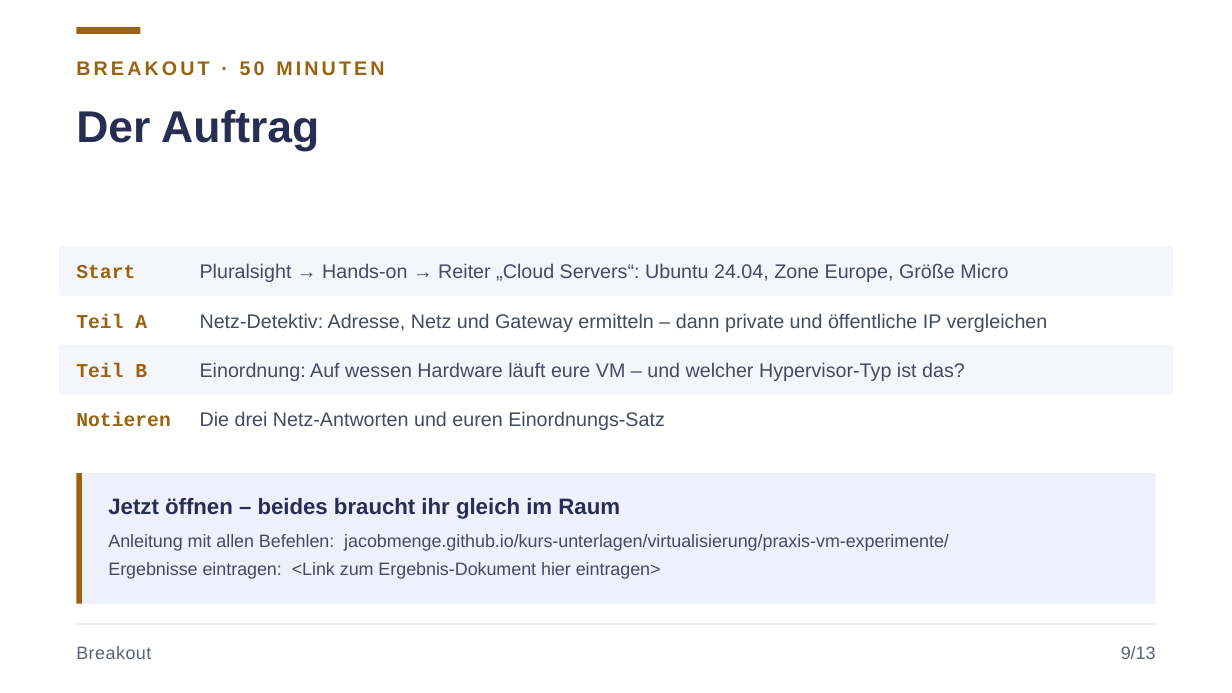
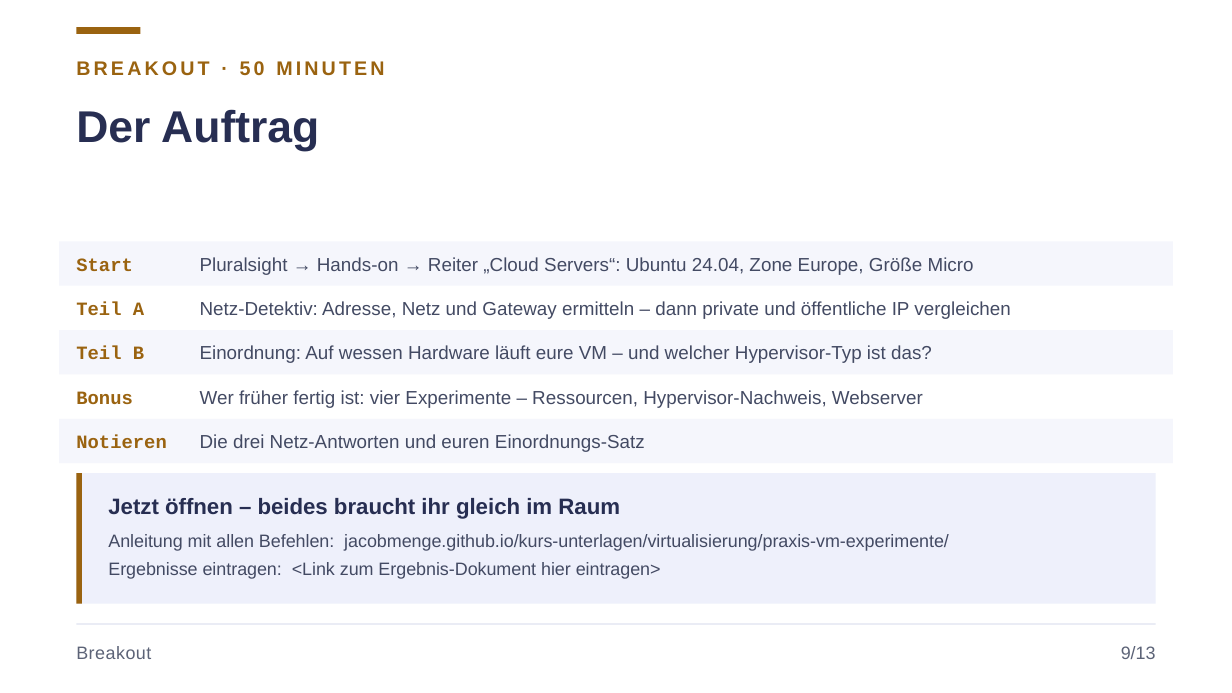
Before and after one commit to JacobMenge/kurs-unterlagen, a slide deck: slide 13 of folien/04-virtualisierung.pptx. Drawn at 1232x693 pixels with LibreOffice and Linux fonts; fonts in the diff are those of the drawing. Boxes give left, top, right and bottom in pixels: in the first picture for what was removed or moved away, otherwise in the second. Text is boxed around its words. In the diff, an @@ line names an element or a change of style, - is before the commit and + after.

Commit message:
bonus

```diff
--- a/folien/04-virtualisierung.pptx
+++ b/folien/04-virtualisierung.pptx
@@ rectangle: place and size @@
-rectangle at (59, 246, 1173, 296)
+rectangle at (59, 241, 1173, 286)
@@ text "Teil A": place and size @@
-text "Teil A" at (76, 314, 147, 328)
+text "Teil A" at (76, 302, 144, 315)
@@ text "Netz-Detektiv: Adresse, Netz und Gateway ...": place and size @@
-text "Netz-Detektiv: Adresse, Netz und Gateway ..." at (200, 313, 1048, 332)
+text "Netz-Detektiv: Adresse, Netz und Gateway ..." at (200, 301, 1010, 319)
@@ rectangle: place and size @@
-rectangle at (59, 345, 1173, 394)
+rectangle at (59, 330, 1173, 375)
@@ text "Teil B": place and size @@
-text "Teil B" at (76, 363, 147, 377)
+text "Teil B" at (76, 346, 144, 359)
@@ text "Einordnung: Auf wessen Hardware läuft ...": place and size @@
-text "Einordnung: Auf wessen Hardware läuft ..." at (200, 362, 965, 381)
+text "Einordnung: Auf wessen Hardware läuft ..." at (200, 345, 932, 363)
@@ rectangle added at (59, 419, 1173, 463), fill #F5F6FC @@
@@ size 11.5 to 11 pt in 8 elements at (200, 257, 974, 275), (76, 258, 133, 271), (200, 301, 1010, 319), (76, 302, 144, 315), (200, 345, 932, 363), (76, 346, 144, 359), (200, 434, 645, 452), (76, 435, 167, 448) @@
@@ text "Notieren": place and size @@
-text "Notieren" at (76, 412, 171, 427)
+text "Notieren" at (76, 435, 167, 448)
@@ text added at (76, 391, 133, 404), 11 pt, text #9A6310, bold @@
+Bonus
@@ text "Die drei Netz-Antworten und euren ...": place and size @@
-text "Die drei Netz-Antworten und euren ..." at (200, 411, 665, 430)
+text "Die drei Netz-Antworten und euren ..." at (200, 434, 645, 452)
@@ text added at (200, 390, 923, 408), 11 pt, text #434A63 @@
+Wer früher fertig ist: vier Experimente – Ressourcen, Hypervisor-Nachweis, Webserver
```
Also in this commit, not shown: 1 other slide changed, 1 other file.
